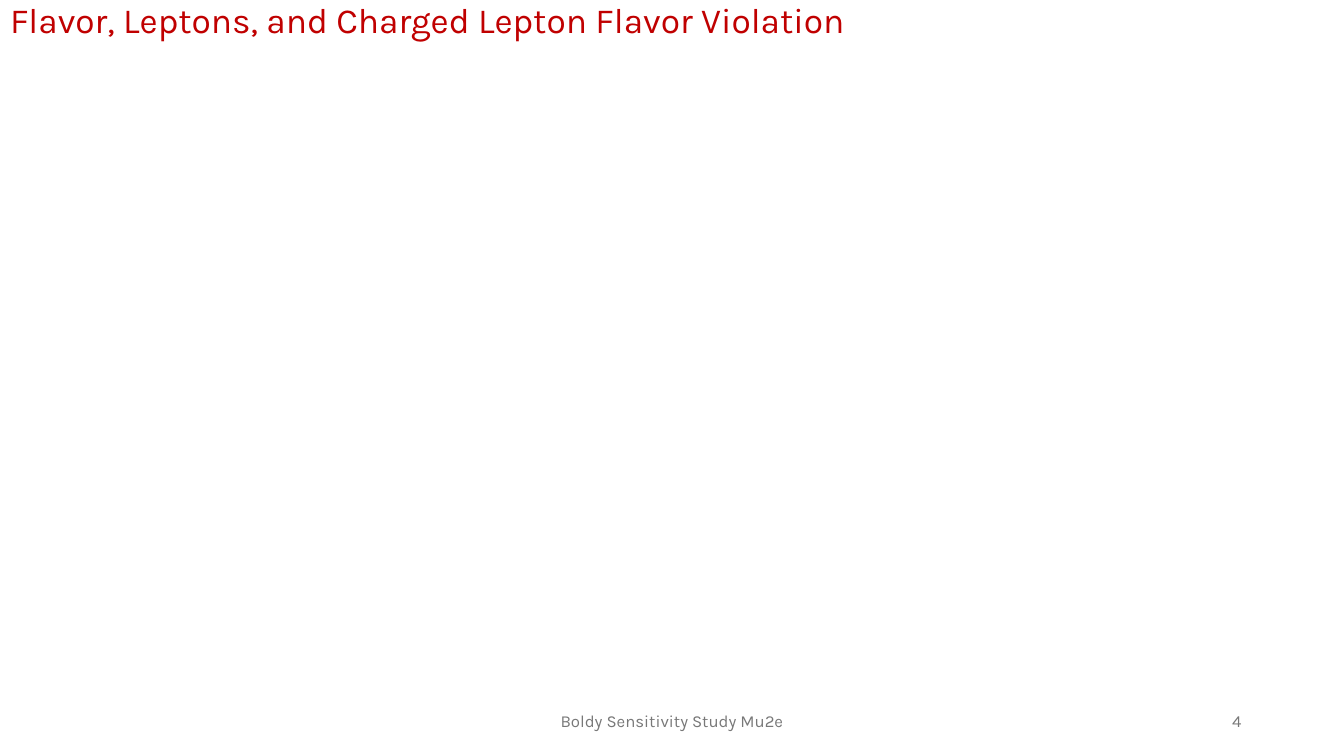
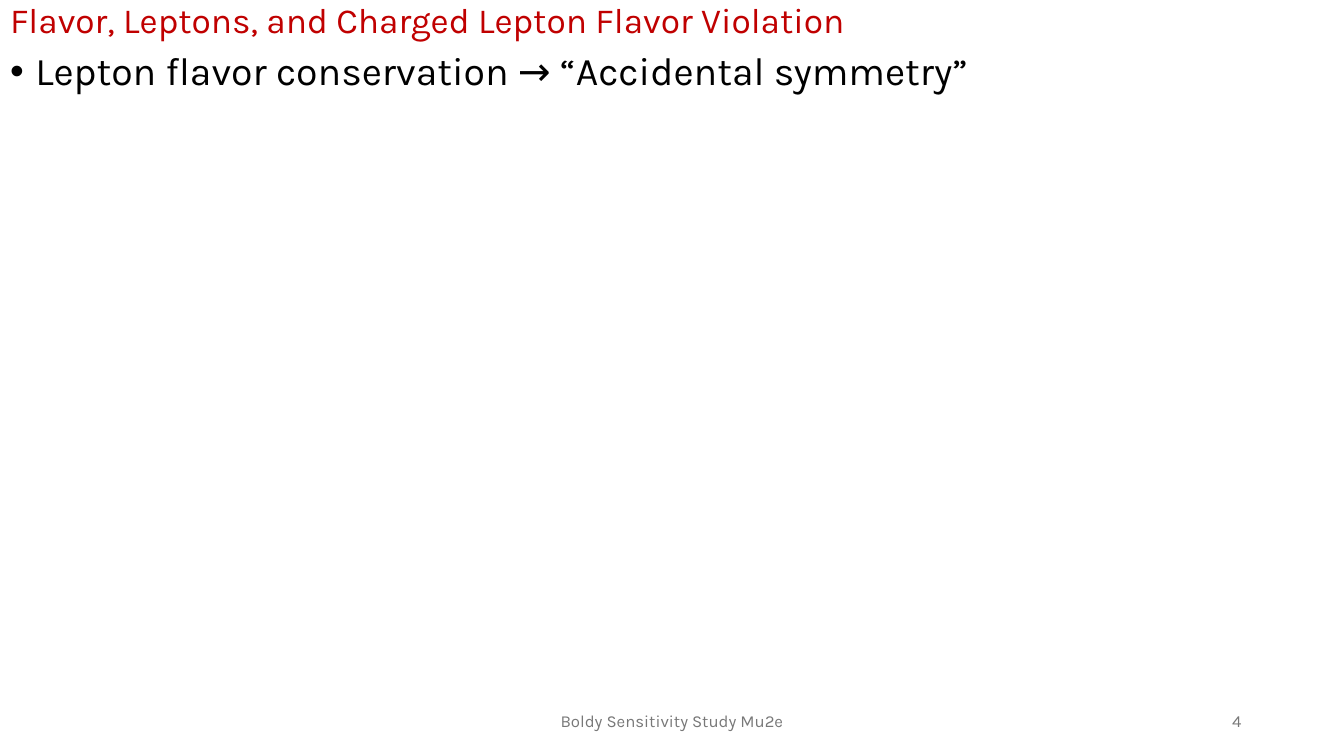
Before and after one commit to andrewboldy/DissertationAndProposalWriting, a slide deck: slide 4 of ProposalWriting/Presentation/BoldyProposalDefense [Autosaved].pptx. Drawn at 1344x756 pixels with LibreOffice and Linux fonts; fonts in the diff are those of the drawing. Boxes give left, top, right and bottom in pixels: in the first picture for what was removed or moved away, otherwise in the second. Text is boxed around its words. In the diff, an @@ line names an element or a change of style, - is before the commit and + after.

```diff
--- a/ProposalWriting/Presentation/BoldyProposalDefense [Autosaved].pptx
+++ b/ProposalWriting/Presentation/BoldyProposalDefense [Autosaved].pptx
@@ text added at box(35, 58, 968, 95), 28 pt, text #000000 @@
+• Lepton flavor conservation → “Accidental symmetry”
```
Also in this commit, not shown: 17 other slides changed, 2 other files.
